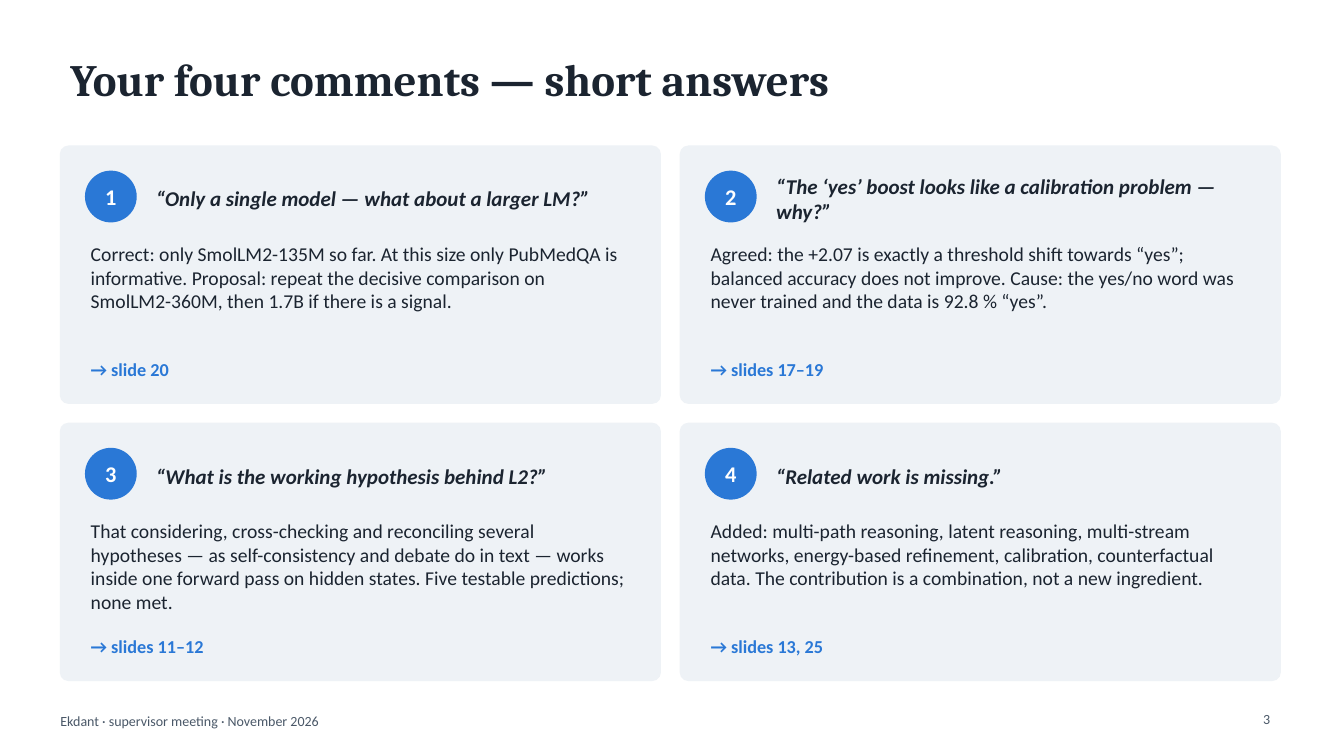
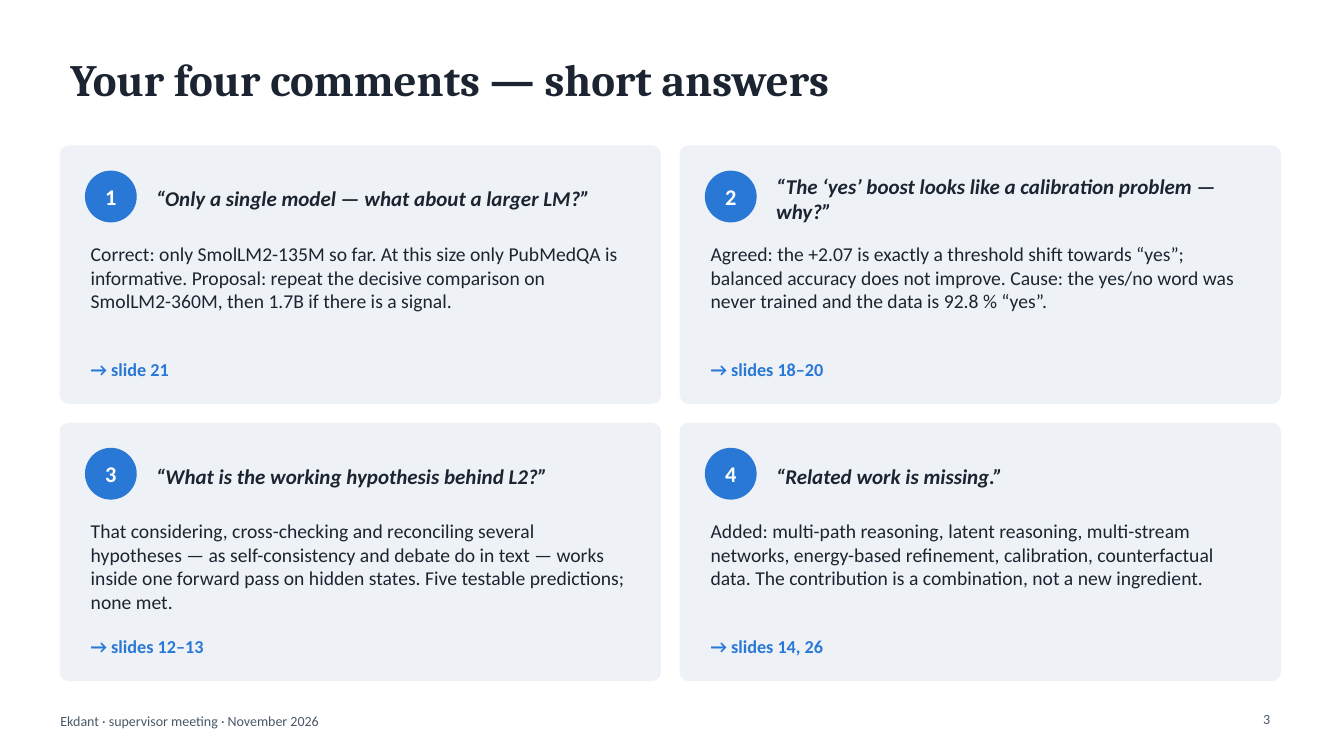
Before and after one commit to N0t-Harshil/Ekdant-LLM, a slide deck: slide 3 of 08-Thesis/report/Ekdant_Supervisor_Meeting.pptx. Drawn at 1344x756 pixels with LibreOffice and Linux fonts; fonts in the diff are those of the drawing. Boxes give left, top, right and bottom in pixels: in the first picture for what was removed or moved away, otherwise in the second. Text is boxed around its words. In the diff, an @@ line names an element or a change of style, - is before the commit and + after.

```diff
--- a/08-Thesis/report/Ekdant_Supervisor_Meeting.pptx
+++ b/08-Thesis/report/Ekdant_Supervisor_Meeting.pptx
@@ text at [111,363,168,376]: text changed @@
-→ slide 20
+→ slide 21
@@ text at [731,363,824,376]: text changed @@
-→ slides 17–19
+→ slides 18–20
@@ text at [111,640,204,653]: text changed @@
-→ slides 11–12
+→ slides 12–13
@@ text at [731,640,823,656]: text changed @@
-→ slides 13, 25
+→ slides 14, 26
```
Also in this commit, not shown: 4 other slides changed, 1 slide added, 5 other files.
